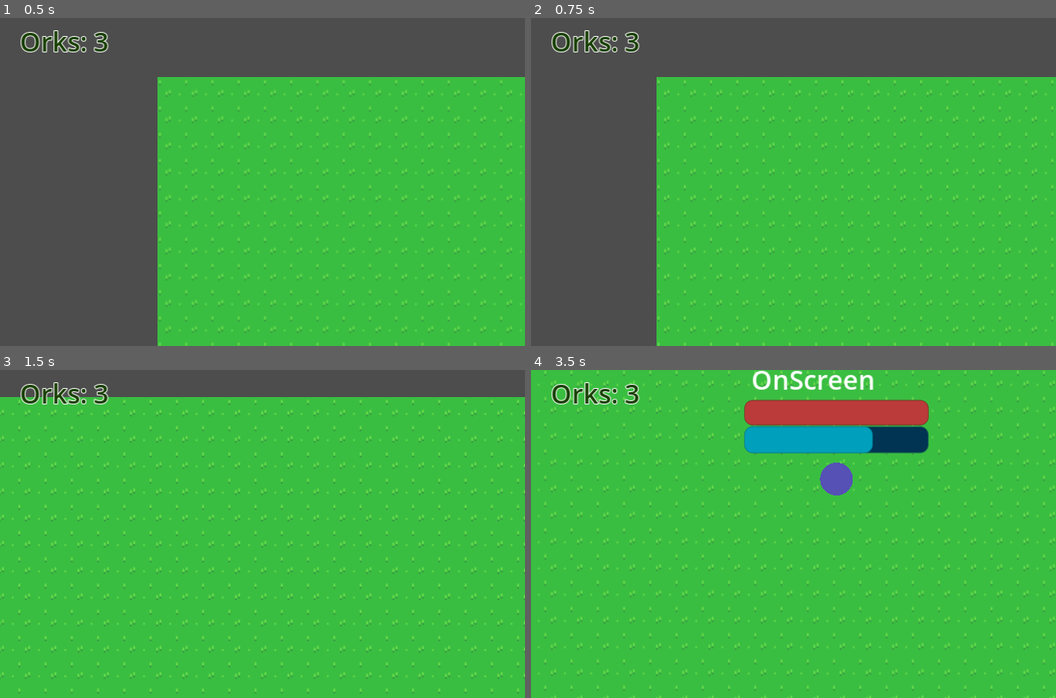
Above: before the commit, frames 1-4 (two rows, left to right).
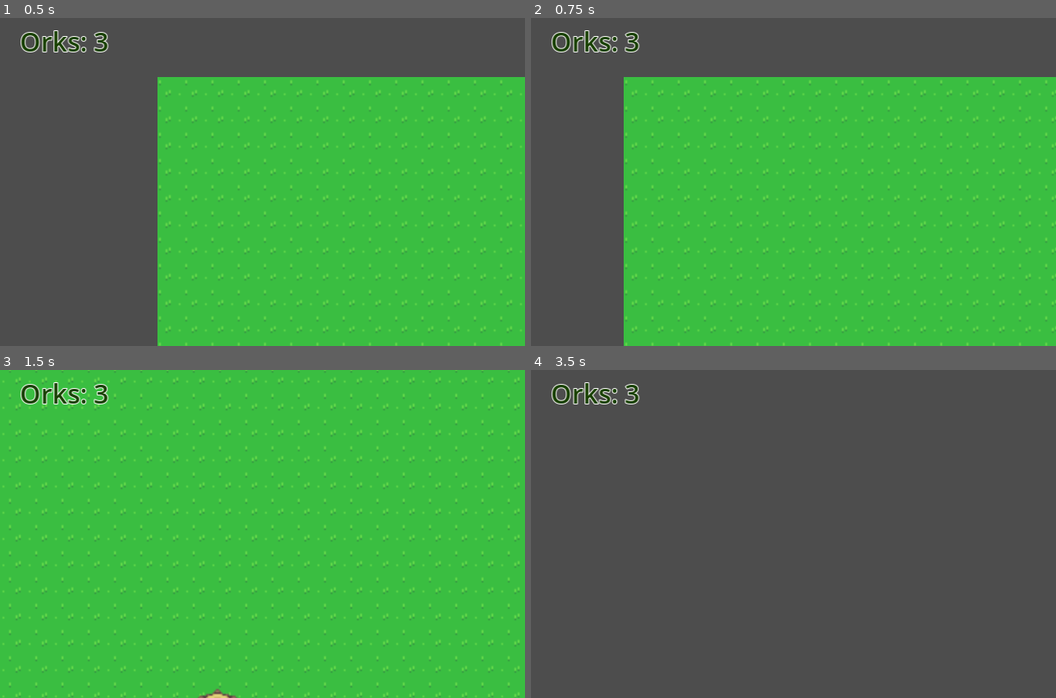
Above: after the commit, the same moments.

Repository: BurntRobot/ork-goddess
Game: Godot game, scene res://world.tscn
Same seed, same stepped clock (60 frames per second), same inputs: the game is played once before the commit and once after it.
Inputs (mouse positions are in pixels of both pictures, inside the frame that each line leads up to):
- Up to frame 1 (0.5 s): no input
- Up to frame 2 (0.75 s): tap Enter at 0.5 s; move the mouse to (909, 165) at 0.52 s; press the mouse at (909, 165) at 0.53 s; hold D (right) from 0.53 s (still down)
- Up to frame 3 (1.5 s): move the mouse to (157, 550) at 1.27 s; release D (right) at 1.28 s; release the mouse at (157, 550) at 1.28 s; hold S (down) from 1.28 s (still down); click (157, 550) at 1.35 s
- Up to frame 4 (3.5 s): move the mouse to (846, 461) at 2.02 s; release S (down) at 2.03 s; press the mouse at (846, 461) at 2.03 s; hold D (right) 2.03-2.78 s; move the mouse to (767, 599) at 2.77 s; release the mouse at (767, 599) at 2.78 s; hold W (up) from 2.78 s (still down); click (767, 599) at 2.85 s

Frame 1 is identical in both runs. In frame 2, 8.6% of the frame differs, in the area x 17-100%, y 18-100%; in frame 3, 13%; in frame 4, 100%, in the area x 0-100%, y 0-100%.

Commit message:
End day commit. Trying to make a smoth zoom for camera.

Diff:
--- a/Camera.gd
+++ b/Camera.gd
@@ -1,9 +1,14 @@
 extends Camera2D
 
-var min_zoom = Vector2(0.1, 0.1)
-var max_zoom = Vector2(0.75, 0.75)
-var zoom_step = Vector2(0.05, 0.05)
-var camera_speed = 10
+@onready var zoom_tween = create_tween()
+
+var min_zoom = 0.1
+var max_zoom = 0.75
+var zoom_step = 0.05
+var zoom_acceleration = 0.005
+var zoom_speed = 0
+var zoom_threshold = 0.05
+var camera_speed = 20
 
 var input_direction = Vector2.ZERO
 
@@ -11,16 +16,41 @@
 func _process(delta):
 	_get_input_direction()
 	position += input_direction * camera_speed
+	if zoom.x < (max_zoom-zoom_threshold) and zoom.x > (min_zoom+zoom_threshold):
+		if zoom_speed > 0:
+			zoom.x += zoom_speed
+			zoom.y += zoom_speed
+		elif zoom_speed < 0:
+			zoom.x -= zoom_speed
+			zoom.y -= zoom_speed
+	elif zoom.x >= (max_zoom-zoom_threshold):
+		if zoom_speed > 0 and zoom.x < max_zoom:
+			zoom_speed = 0
+			print("here")
+			zoom_tween.tween_property(self, "zoom", Vector2(max_zoom, max_zoom), 1)
+			await get_tree().create_timer(1).timeout
+		elif zoom_speed < 0:
+			zoom.x -= zoom_speed
+			zoom.y -= zoom_speed
+	elif zoom.x <= (min_zoom+zoom_threshold):
+		if zoom_speed < 0 and zoom.x > max_zoom:
+			zoom_speed = 0
+			print("here")
+			zoom_tween.tween_property(self, "zoom", Vector2(min_zoom, min_zoom), 1)
+			await get_tree().create_timer(1).timeout
+		elif zoom_speed > 0:
+			zoom.x += zoom_speed
+			zoom.y += zoom_speed
 
 func _input(event):
 	if event is InputEventMouseButton:
 		if event.is_pressed():
 			if event.button_index == MOUSE_BUTTON_WHEEL_UP:
-				if zoom < max_zoom:
-					zoom += zoom_step
+				if zoom.x < max_zoom:
+					zoom_speed += zoom_acceleration
 			elif event.button_index == MOUSE_BUTTON_WHEEL_DOWN:
-				if zoom > min_zoom:
-					zoom -= zoom_step
+				if zoom.x > min_zoom:
+					zoom_speed -= zoom_acceleration
 
 func _get_input_direction():
 	input_direction = Input.get_vector("left", "right", "up", "down")
